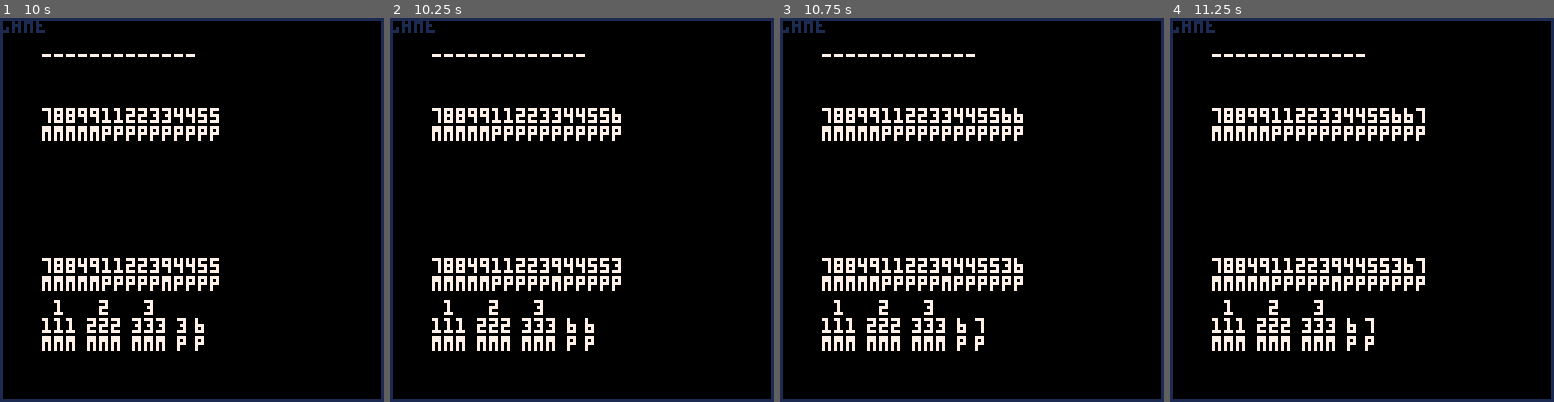
Above: before the commit, frames 1-4 (left to right).
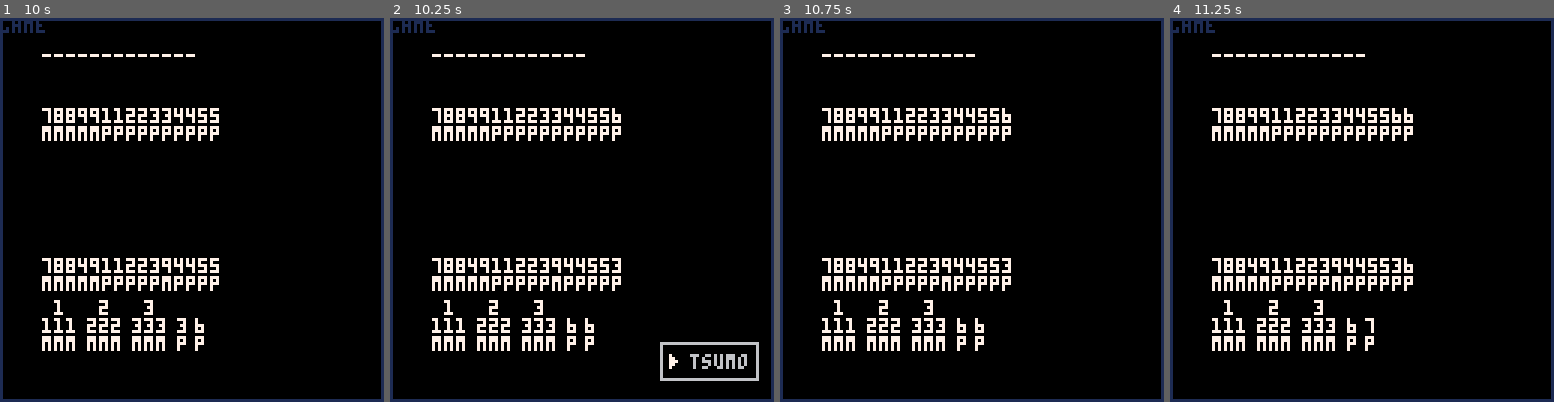
Above: after the commit, the same moments.

Repository: lychees/pico8-workshop
Game: PICO-8 cartridge mahjong.p8
Two runs of this game, one before a commit and one after it. Both use one fixed random seed, a clock stepped at 60 frames per second and the inputs below.
Inputs:
- Up to frame 1 (10 s): tap X (X key) at 0.33, 1.07, 1.85, 2.97, 4.08, 5.2, 6.32, 7.43, 8.55, 9.67 s; tap O (Z key) at 0.7, 1.7, 2.1, 2.5, 2.9, 3.3, 3.7, 4.1, 4.5, 4.9, 5.3, 5.7, 6.1, 6.5, 6.9, 7.3, 7.7, 8.1, 8.5, 8.9, 9.3, 9.7 s; hold Right 1.6-2.1 s; hold Up 2.15-2.42 s; hold Right 2.47-3.03 s; hold Left 3.08-3.58 s; hold Down 3.63-3.97 s; hold Right 4.02-4.68 s; hold Up 4.73-5.03 s; hold Left 5.08-5.68 s; hold Down 5.73-6.03 s; hold Right 6.08-6.58 s; hold Right 6.63-7.13 s; hold Up 7.18-7.45 s; hold Right 7.5-8.07 s; hold Left 8.12-8.62 s; hold Down 8.67-9 s; hold Right 9.05-9.72 s; hold Up from 9.77 s (still down)
- Up to frame 2 (10.25 s): release Up at 10.07 s; tap O (Z key) at 10.1 s; hold Left from 10.12 s (still down)
- Up to frame 3 (10.75 s): tap O (Z key) at 10.5 s; release Left at 10.72 s
- Up to frame 4 (11.25 s): hold Down 10.77-11.07 s; tap X (X key) at 10.78 s; tap O (Z key) at 10.9 s; hold Right from 11.12 s (still down)

Frame 1 is identical in both runs. In frame 2, 0.9% of the frame differs, in the area x 70-97%, y 84-95%; in frame 3, 0.3%; in frame 4, 0.2%.

Commit message:
Fix 自摸

Diff:
--- a/mahjong.p8
+++ b/mahjong.p8
@@ -257,7 +257,6 @@
       game_scene.animations.twinkle = twinkle:new(nil,p1.hand,20)
       p1.divide_results = {}
       if is_agari(p1.count, p1.divide_results) then
-      --if true then
         add(p1.options, {text="tsumo", cmd=p1.tsumo, param=p1.hand[#p1.hand]})
       end
       local kantsus = find_kantsu(p1.count)
@@ -320,16 +319,13 @@
         end
         p1.count[d] += 1
         if any_shuntsu(p1.count, d, chiis) then
-          --if true then
           if (#chiis == 1) chiis = chiis[1]
           add(p1.options, {text="chii", cmd=p1.chii, param=chiis})
         end
         if any_koutsu(p1.count, d) then
-          --if true then
           add(p1.options, {text="pon", cmd=p1.pon, param=d})
         end
         if any_kantsu(p1.count, d) then
-        --if true then
           add(p1.options, {text="kan", cmd=p1.daiminkan, param=d})
         end
         p1.count[d] -= 1
@@ -538,13 +534,11 @@
   return t
 end
 function player.chii(self, c)
-  --local shuntsu = {self.hand[1],self.hand[2],self.hand[3]}
   local shuntsu = {c,c+1,c+2}
   add(self.fuuro, shuntsu);
   self:dels(shuntsu)
 end
 function player:pon(d)
-  --local koutsu = {self.hand[1],self.hand[2],self.hand[3]}
   local koutsu = {d,d,d}
   add(self.fuuro, koutsu);
   self:dels(koutsu)
@@ -724,11 +718,11 @@
   for i, v in pairs(c) do
     if v >= 2 then
       if (not(is_jihai(i) and v > 2)) then
-        v -= 2
+        c[i] -= 2
         add(divide_result, {v,v})
         mentsu_dfs(c, divide_results)
         del(divide_result, {v,v})
-        v += 2
+        c[i] += 2
       end
     end
   end
